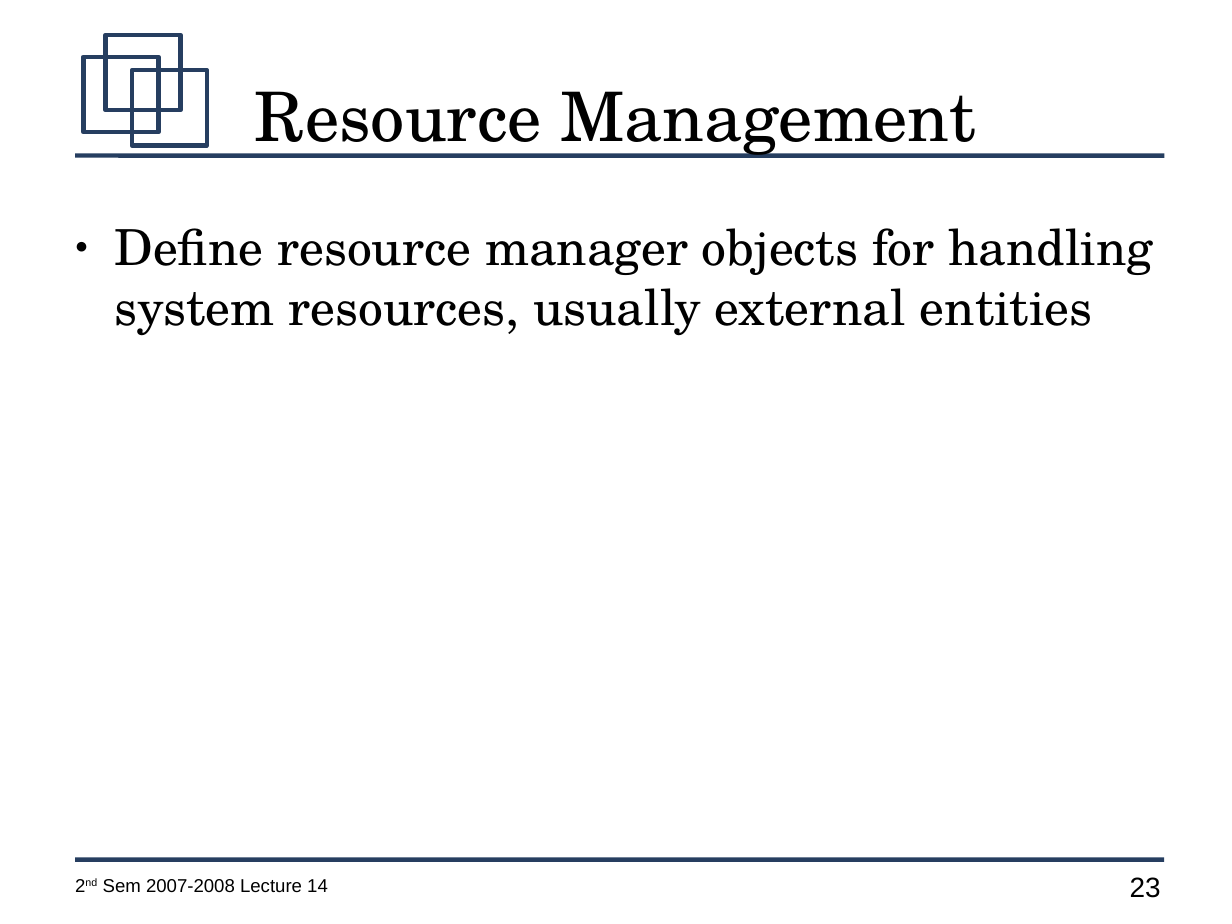
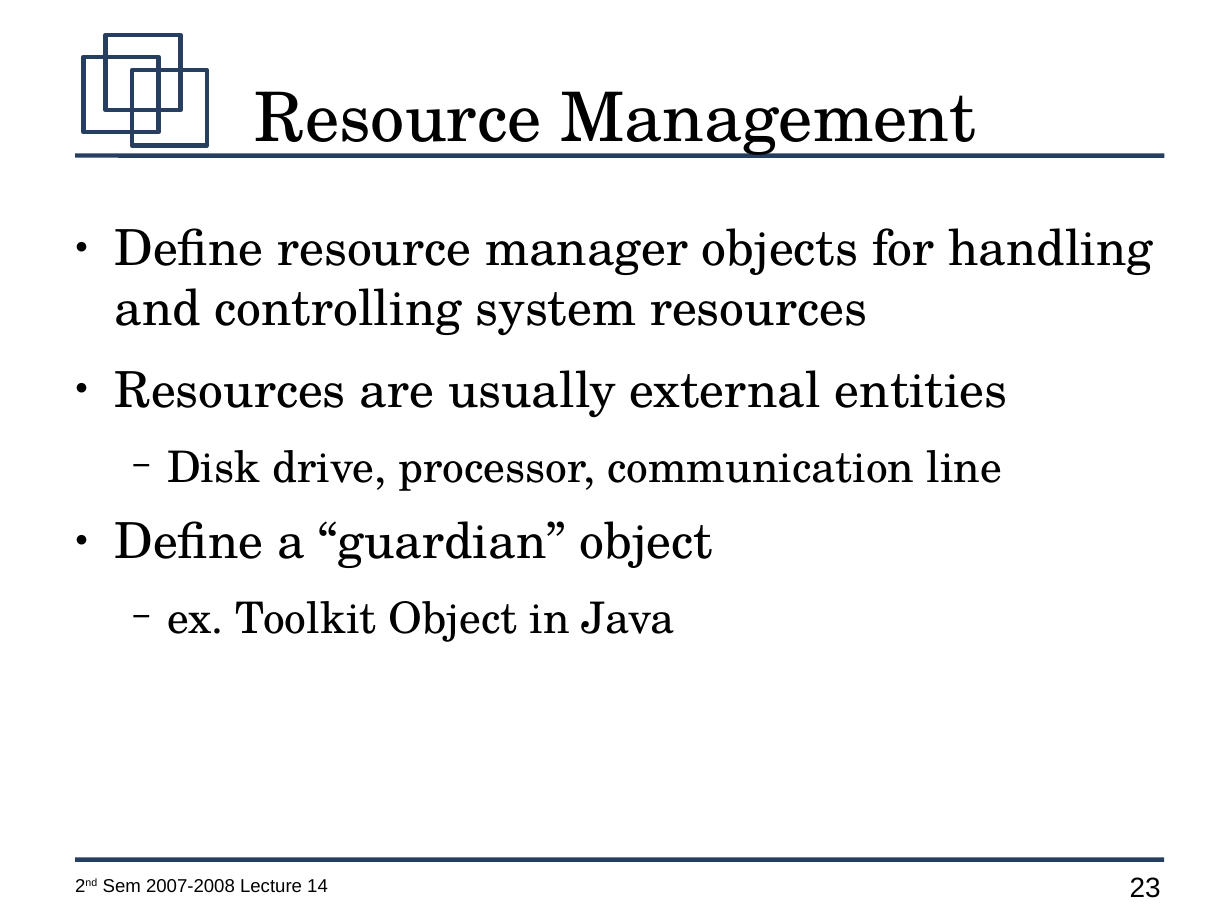
Before and after one commit to jachermocilla/jach-homepage, a slide deck: slide 23 of CMSC128-2nd-Sem-2007-L14.odp. Drawn at 1232x924 pixels with LibreOffice and Linux fonts; fonts in the diff are those of the drawing. Boxes give left, top, right and bottom in pixels: in the first picture for what was removed or moved away, otherwise in the second. Text is boxed around its words. In the diff, an @@ line names an element or a change of style, - is before the commit and + after.

```diff
--- a/CMSC128-2nd-Sem-2007-L14.odp
+++ b/CMSC128-2nd-Sem-2007-L14.odp
@@ text at (x1=114, y1=228, x2=1153, y2=642): text changed @@
-● Define resource manager objects for handling system resources, usually external entities
+● Define resource manager objects for handling and controlling system resources
+● Resources are usually external entities
+  − Disk drive, processor, communication line
+● Define a “guardian” object
+  − ex. Toolkit Object in Java
```
Also in this commit, not shown: 5 other slides changed, 2 slides added.
